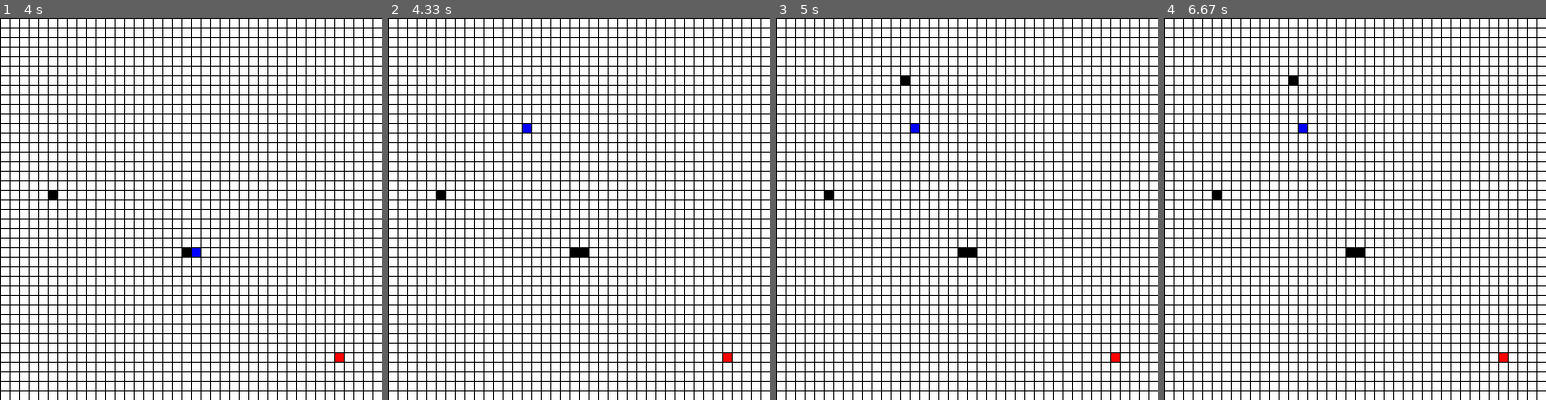
Above: before the commit, frames 1-4 (left to right).
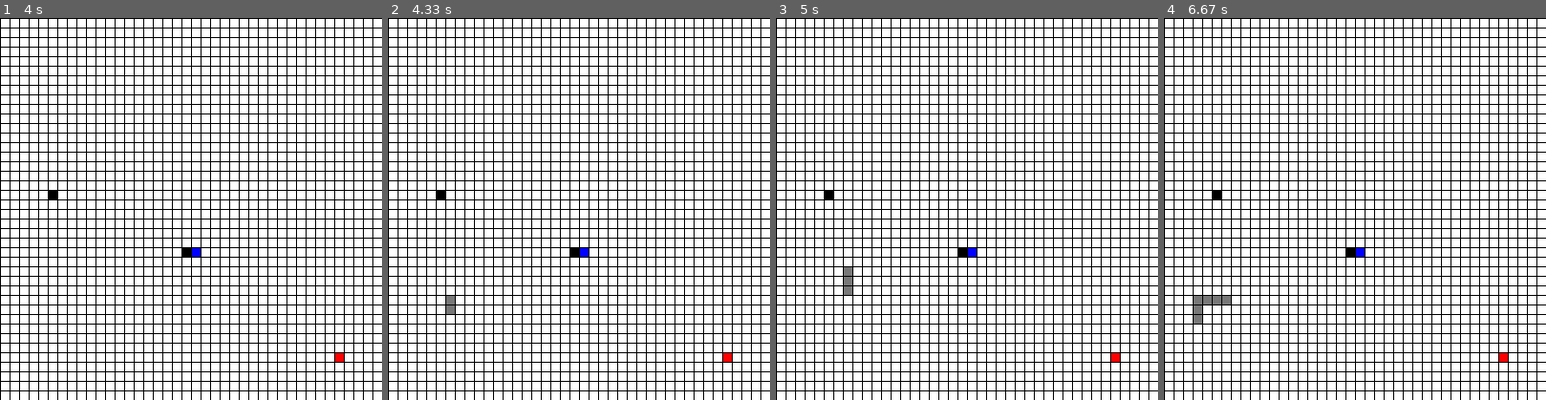
Above: after the commit, the same moments.

Repository: Stalminator/Bfs_sp
Game: pygame game, started from main.py
Two runs of this game, one before a commit and one after it. Both use one fixed random seed, a clock stepped at 60 frames per second and the inputs below.
Inputs (mouse positions are in pixels of both pictures, inside the frame that each line leads up to):
- Up to frame 1 (4 s): tap 0 at 0.33, 3.45 s; tap 1 at 0.67, 1.65, 3.78 s; hold W 1-1.47 s; move the mouse to (229, 293) at 1.03 s; hold S 1.5-1.8 s; move the mouse to (72, 300) at 1.53 s; hold W 1.83-2.2 s; move the mouse to (236, 243) at 1.87 s; tap 2 at 1.98, 3.12 s; move the mouse to (53, 197) at 2.63 s; click (53, 197) at 2.68 s; hold W 2.97-3.27 s; click (194, 247) at 3.05 s; hold S 3.3-3.6 s; click (191, 254) at 3.38 s; hold W from 3.63 s (still down); click (336, 354) at 3.72 s
- Up to frame 2 (4.33 s): release W at 4 s; hold S from 4.03 s (still down); click (525, 128) at 4.12 s; tap 2 at 4.18 s
- Up to frame 3 (5 s): release S at 4.4 s; hold W 4.43-4.73 s; click (905, 82) at 4.52 s; tap 0 at 4.58 s
- Up to frame 4 (6.67 s): no input

Frame 1 is identical in both runs. In frame 2, 0.2% of the frame differs, in the area x 15-53%, y 27-78%; in frame 3, 0.3%; in frame 4, 0.5%, in the area x 7-53%, y 15-80%.

Commit message:
added ability to show how the shortest path algorithm works

Diff:
--- a/bfs.py
+++ b/bfs.py
@@ -27,12 +27,14 @@
 
 
 def bfs_path():
+    s.paths.clear()
     queue = []
     queue.append([s.node_at_xy(s.start)])
     explored = []
     while queue:
         tmp = queue.pop(0)
         node = tmp[-1]
+        s.paths.append(tmp)
         if node not in explored:
             for i in s.graph[0][node]:
                 path = list(tmp)
--- a/pygame_functions.py
+++ b/pygame_functions.py
@@ -1,3 +1,5 @@
+import time
+
 import pygame, settings as s, bfs
 
 
@@ -50,7 +52,24 @@
             if event.key == pygame.K_2:
                 s.end = s.rect_pos(mouse_pos)
             if event.key == pygame.K_s:
-                s.s_path.clear()
+                draw_finding()
+
+def draw_finding():
+    for i in s.paths:
+        tmp = []
+        for j in i:
+            tmp.append((s.graph[1][j][1] * 10, s.graph[1][j][0] * 10))
+
+        draw_lines()
+
+        draw_rect(s.BLACK, s.black_rects)
+        draw_start_end()
+        draw_rect(s.TMP, tmp[1:-1])
+        pygame.display.update()
+        time.sleep(0.01)
+        draw_rect(s.WHITE, tmp[1:-1])
+        pygame.display.update()
+
 
 
 def draw():
--- a/settings.py
+++ b/settings.py
@@ -12,6 +12,7 @@
 
 black_rects = []
 s_path = []
+paths = []
 
 start = (0, 1)
 end = (0, 1)
@@ -23,6 +24,7 @@
 RED = (255, 0, 0)
 BLUE = (0, 0, 255)
 GREEN = (0, 255, 0)
+TMP = (120,120,120)
 
 
 def rect_pos(x_y):
